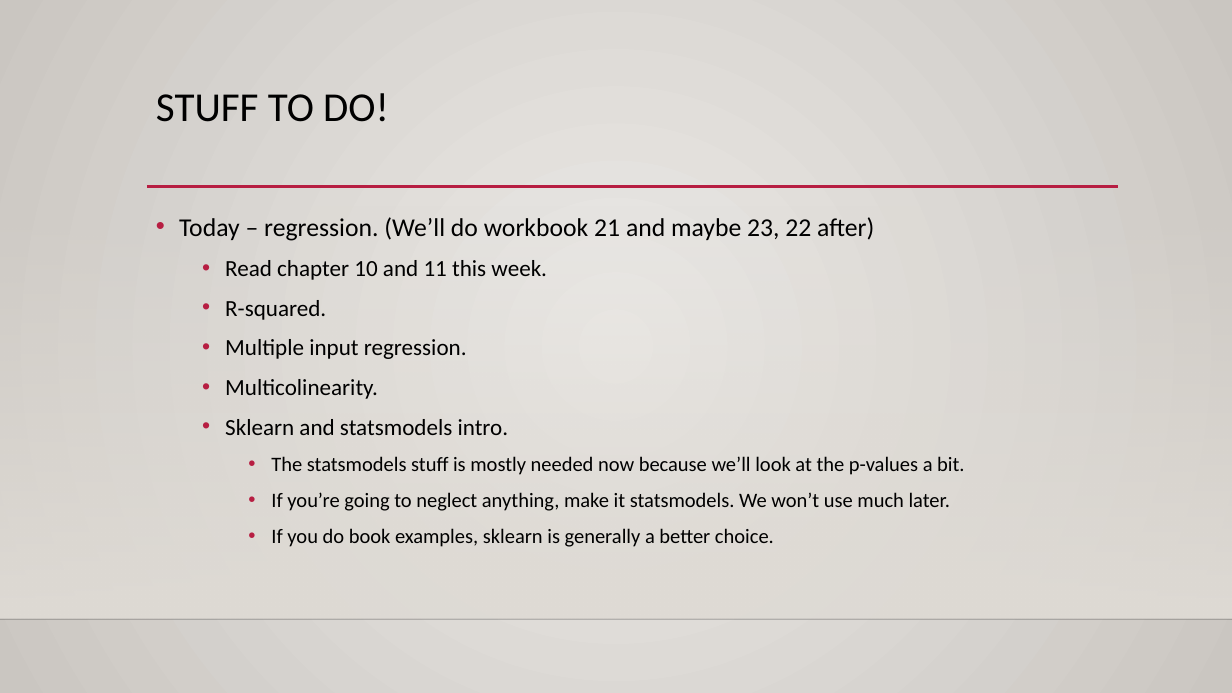
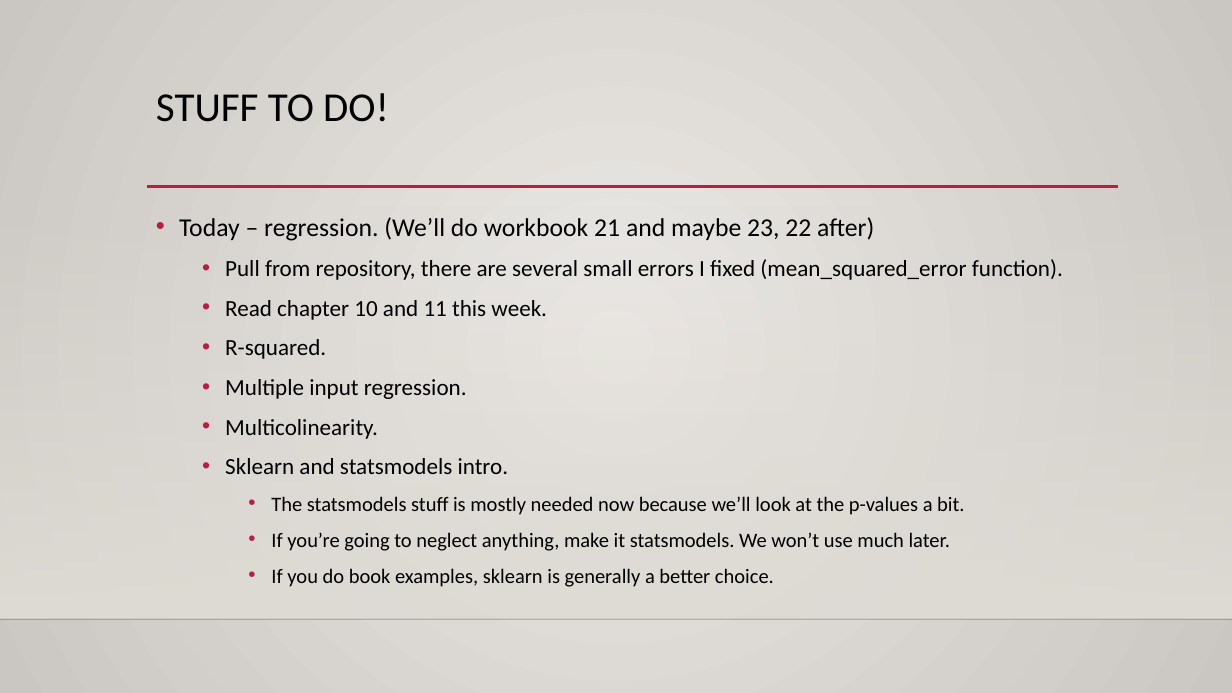
Before and after one commit to AkeemSemperDataScience/Basic_Stats_in_Python_Student_Repository, a slide deck: slide 1 of reference_material/slides/021_r_squared.pptx. Drawn at 1232x693 pixels with LibreOffice and Linux fonts; fonts in the diff are those of the drawing; background and template pictures are left out. Boxes give left, top, right and bottom in pixels: in the first picture for what was removed or moved away, otherwise in the second. Text is boxed around its words. In the diff, an @@ line names an element or a change of style, - is before the commit and + after.

```diff
--- a/reference_material/slides/021_r_squared.pptx
+++ b/reference_material/slides/021_r_squared.pptx
@@ text at (225,259,1063,280): paragraph added @@
+  • Pull from repository, there are several small errors I fixed (mean_squared_error function).
```
Also in this commit, not shown: 2 slides added, 2 other files.
